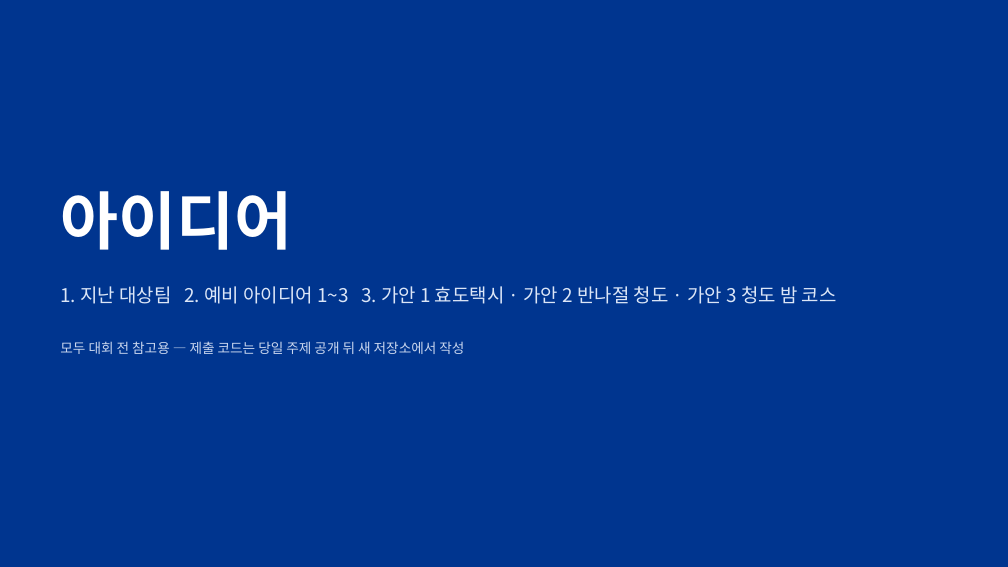
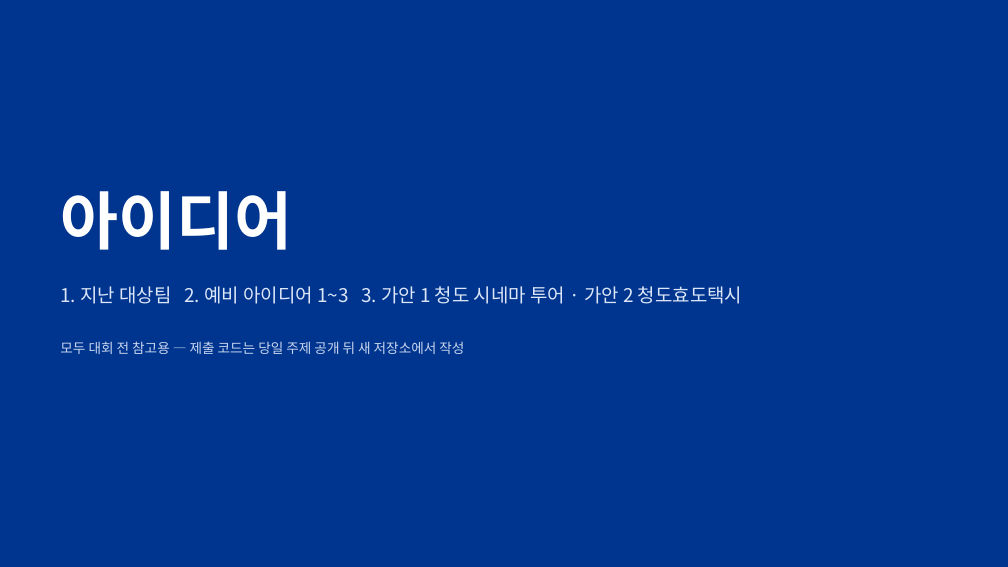
Before and after one commit to fordgril307-wq/Cheongdo_Hackathon, a slide deck: slide 26 of docs/team-brief/청도해커톤_팀브리프.pptx. Drawn at 1008x567 pixels with LibreOffice and Linux fonts; fonts in the diff are those of the drawing. Boxes give left, top, right and bottom in pixels: in the first picture for what was removed or moved away, otherwise in the second. Text is boxed around its words. In the diff, an @@ line names an element or a change of style, - is before the commit and + after.

```diff
--- a/docs/team-brief/청도해커톤_팀브리프.pptx
+++ b/docs/team-brief/청도해커톤_팀브리프.pptx
@@ text at box(60, 286, 742, 304): text changed @@
-1. 지난 대상팀 2. 예비 아이디어 1~3 3. 가안 1 효도택시 · 가안 2 반나절 청도 · 가안 3 청도 밤 코스
+1. 지난 대상팀 2. 예비 아이디어 1~3 3. 가안 1 청도 시네마 투어 · 가안 2 청도효도택시
```
Also in this commit, not shown: 10 other slides changed, 5 slides added, 4 slides removed, 6 other files.
